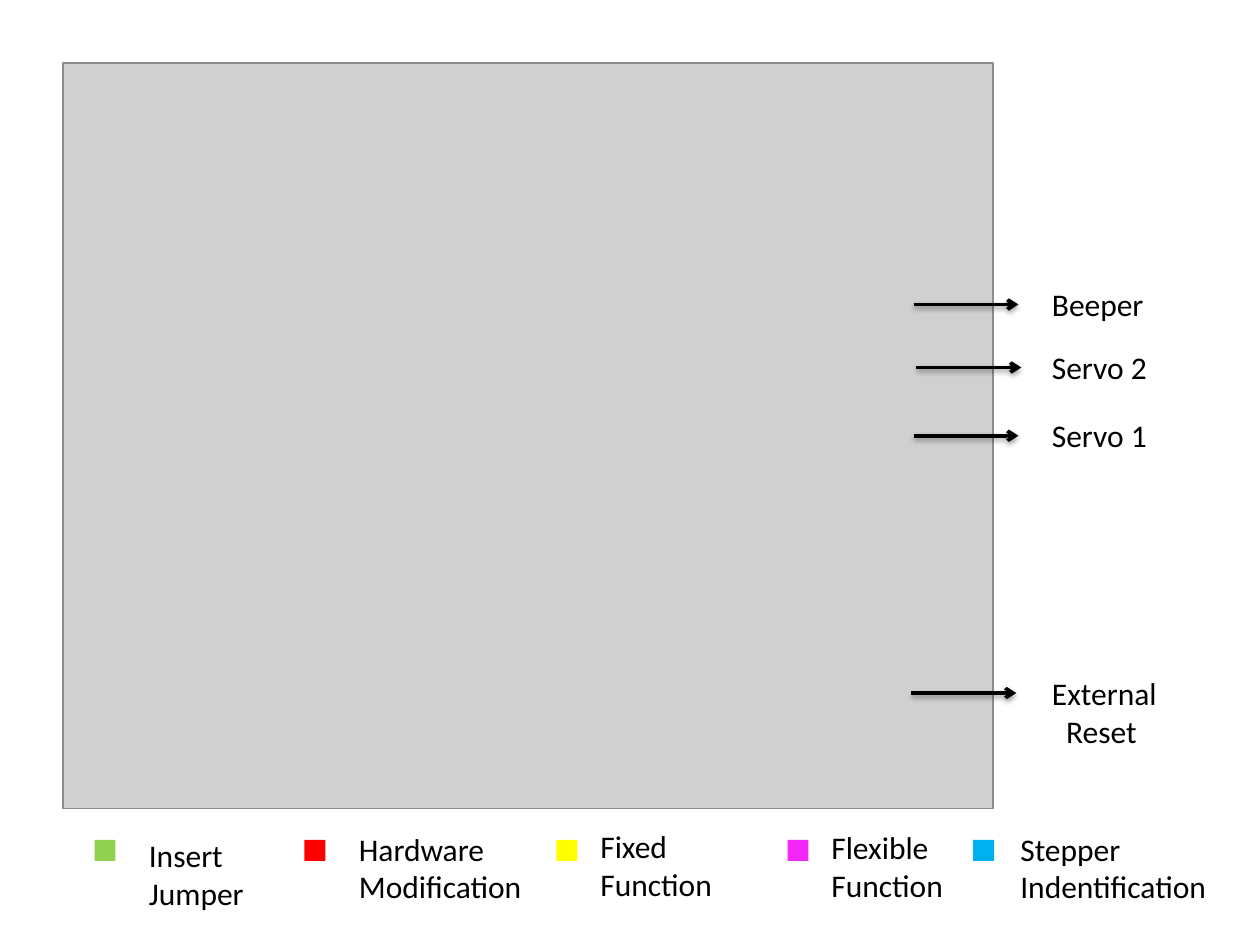
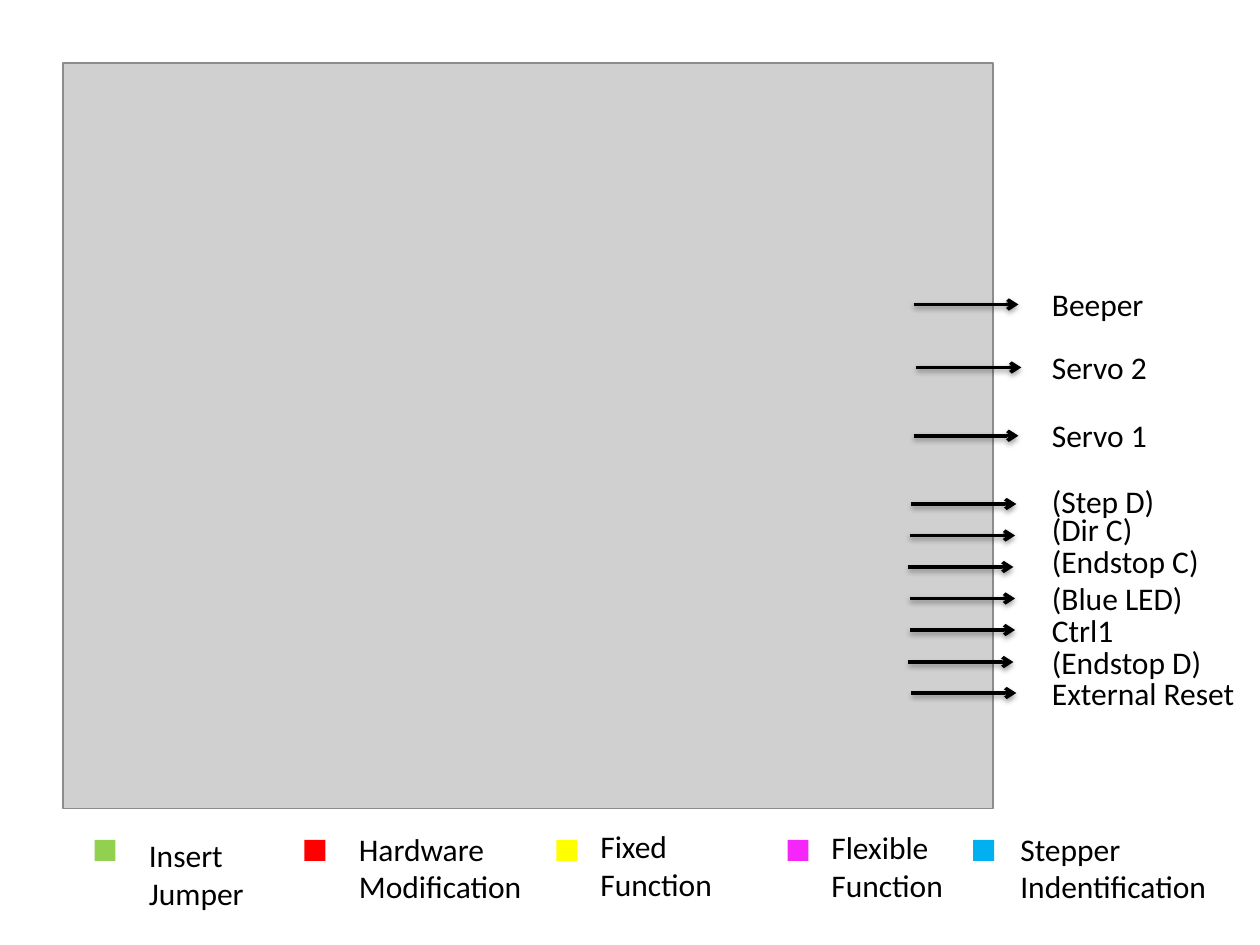
Before and after one commit to refob/herculitoHardware, a slide deck: slide 1 of CNC Shield V3/CNC Shield Modifications.pptx. Drawn at 1260x945 pixels with LibreOffice and Linux fonts; fonts in the diff are those of the drawing; grey boxes stand for pictures. Boxes give left, top, right and bottom in pixels: in the first picture for what was removed or moved away, otherwise in the second. Text is boxed around its words. In the diff, an @@ line names an element or a change of style, - is before the commit and + after.

```diff
--- a/CNC Shield V3/CNC Shield Modifications.pptx
+++ b/CNC Shield V3/CNC Shield Modifications.pptx
@@ arrow added from (911, 504) to (1017, 504), #000000 2 pt @@
@@ text added at <box>1052,490,1154,520</box>, 18 pt, text #000000 @@
+(Step D)
@@ arrow added from (910, 536) to (1016, 536), #000000 2 pt @@
@@ text added at <box>1052,515,1132,545</box>, 18 pt, text #000000 @@
+(Dir C)
@@ arrow added from (908, 567) to (1013, 567), #000000 2 pt @@
@@ text added at <box>1052,550,1198,578</box>, 18 pt, text #000000 @@
+(Endstop C)
@@ arrow added from (910, 598) to (1016, 598), #000000 2 pt @@
@@ text added at <box>1052,587,1183,614</box>, 18 pt, text #000000 @@
+(Blue LED)
@@ text added at <box>1052,620,1113,643</box>, 18 pt, text #000000 @@
+Ctrl1
@@ arrow added from (910, 630) to (1016, 630), #000000 2 pt @@
@@ text added at <box>1052,651,1201,679</box>, 18 pt, text #000000 @@
+(Endstop D)
@@ arrow added from (908, 662) to (1013, 662), #000000 2 pt @@
@@ text at <box>1052,683,1234,706</box>: text changed @@
-External
-Reset
+External Reset
```
Also in this commit, not shown: 1 other file.
